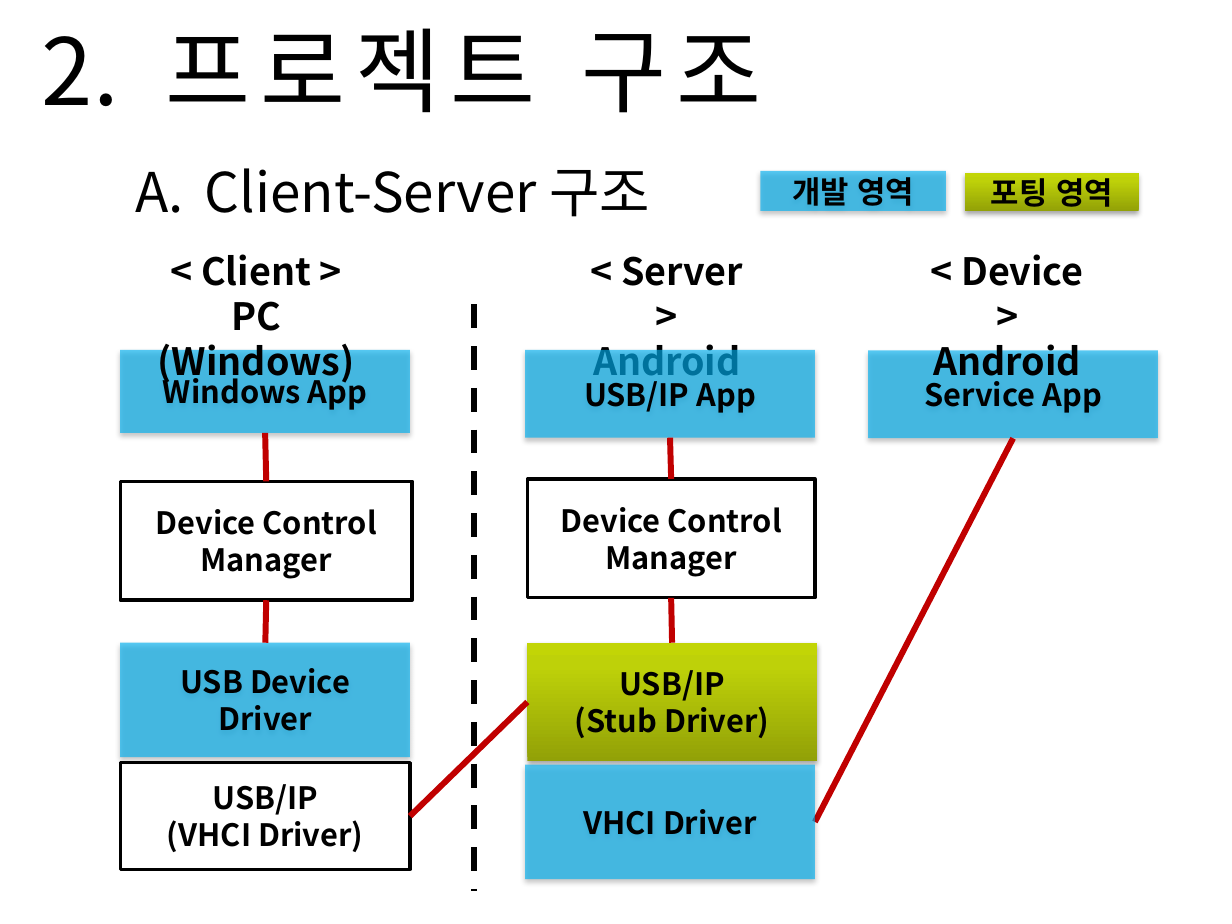
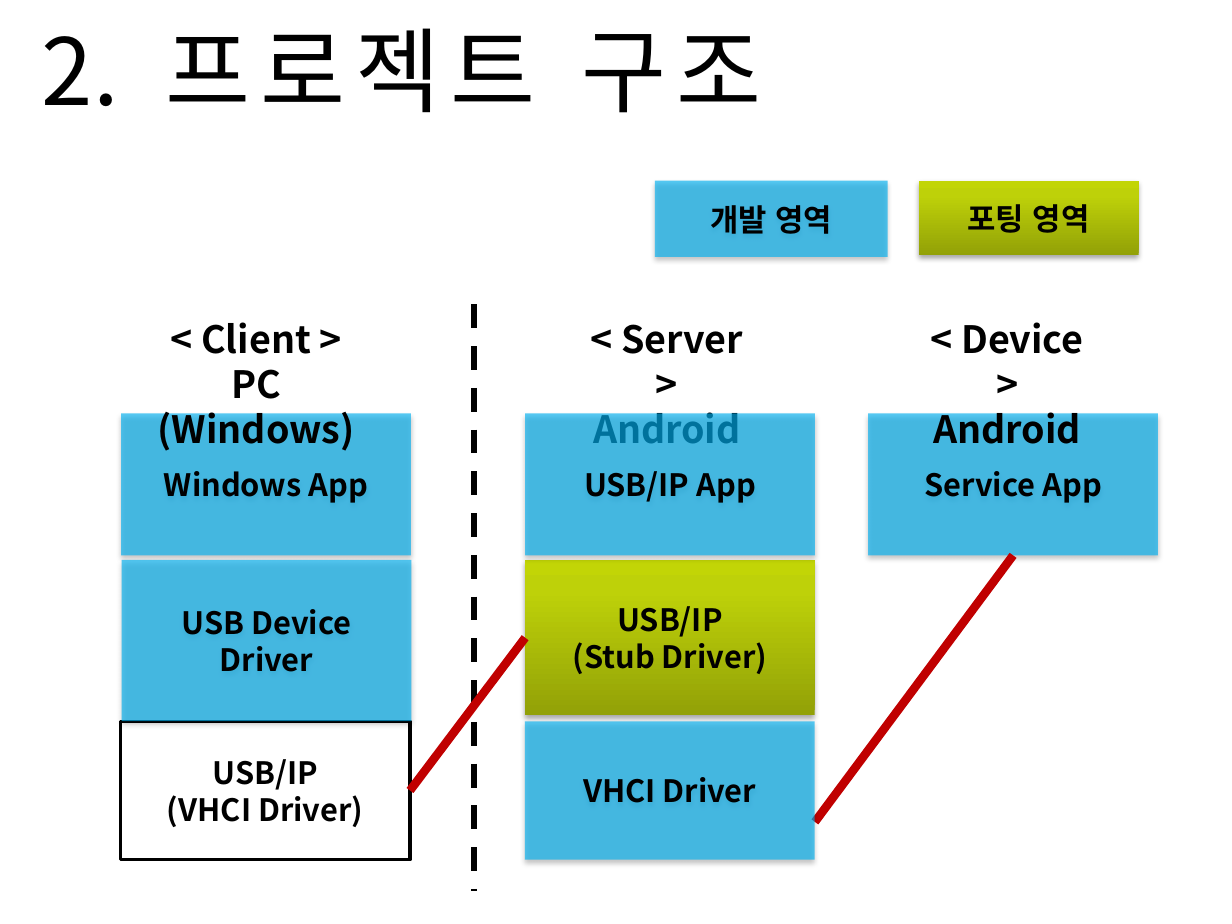
Before and after one commit to Sanghyun-Lee/Android-USB, a slide deck: slide 10 of Documents/presentation doc/proposal_presentation.pptx (slide 11 before the commit). Drawn at 1232x924 pixels with LibreOffice and Linux fonts; fonts in the diff are those of the drawing; background and template pictures are left out. Boxes give left, top, right and bottom in pixels: in the first picture for what was removed or moved away, otherwise in the second. Text is boxed around its words. In the diff, an @@ line names an element or a change of style, - is before the commit and + after.

```diff
--- a/Documents/presentation doc/proposal_presentation.pptx
+++ b/Documents/presentation doc/proposal_presentation.pptx
@@ text removed at [205,168,651,217] @@
-A. Client-Server 구조
@@ rectangle "개발 영역": place and size @@
-rectangle "개발 영역" at [760,171,946,212]
+rectangle "개발 영역" at [655,181,888,257]
@@ rectangle "포팅 영역": place and size @@
-rectangle "포팅 영역" at [965,172,1138,211]
+rectangle "포팅 영역" at [919,181,1140,255]
@@ 3 texts: place and size @@
-3 texts at [158,254,1083,386]
+3 texts at [158,322,1083,451]
@@ rectangle "Windows App": place and size @@
-rectangle "Windows App" at [121,350,410,432]
+rectangle "Windows App" at [121,414,410,556]
@@ rectangle "USB/IP App": place and size @@
-rectangle "USB/IP App" at [525,350,814,437]
+rectangle "USB/IP App" at [525,414,814,556]
@@ rectangle "Service App": place and size @@
-rectangle "Service App" at [869,351,1158,439]
+rectangle "Service App" at [869,414,1158,556]
@@ line removed from (265, 432) to (266, 482) @@
@@ line removed from (671, 479) to (670, 437) @@
@@ rectangle removed at [527,479,814,598] @@
-Device Control Manager
@@ rectangle removed at [121,482,413,600] @@
-Device Control Manager
@@ rectangle "USB Device Driver": place and size @@
-rectangle "USB Device Driver" at [121,643,410,758]
+rectangle "USB Device Driver" at [122,559,411,721]
@@ rectangle "USB/IP": place and size @@
-rectangle "USB/IP" at [527,643,817,761]
+rectangle "USB/IP" at [525,559,814,715]
@@ line moved from (814, 822) - (1013, 439) to (814, 822) - (1013, 556) @@
@@ line (814, 822) - (1013, 556): stroke #C00000 3.5 pt to #C00000 5 pt @@
@@ line removed from (671, 598) to (673, 643) @@
@@ line removed from (265, 643) to (266, 600) @@
@@ line moved from (527, 702) - (410, 816) to (525, 638) - (410, 791) @@
@@ line (525, 638) - (410, 791): stroke #C00000 3.5 pt to #C00000 5 pt @@
@@ rectangle "USB/IP": place and size @@
-rectangle "USB/IP" at [121,763,410,870]
+rectangle "USB/IP" at [121,721,410,859]
@@ rectangle "VHCI Driver": place and size @@
-rectangle "VHCI Driver" at [525,765,814,880]
+rectangle "VHCI Driver" at [525,721,814,859]
```
Also in this commit, not shown: 5 other slides changed, 2 slides removed.
